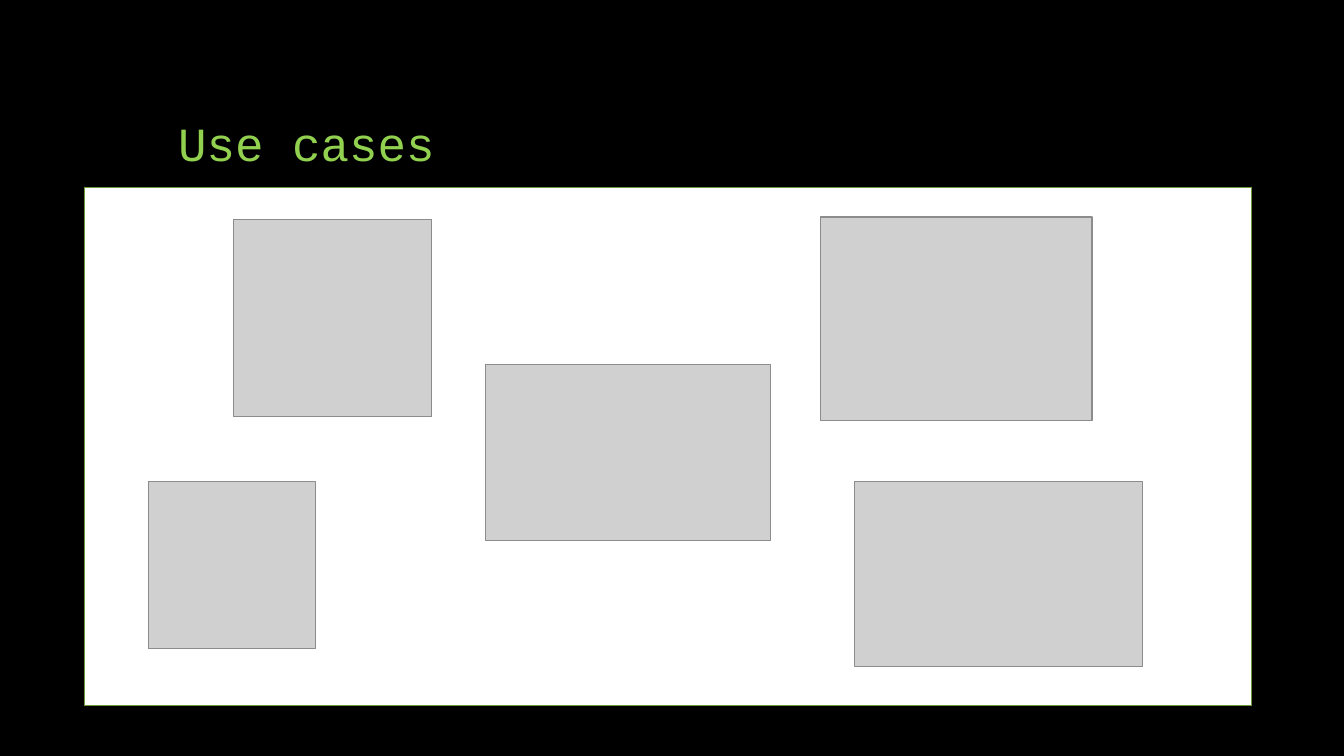
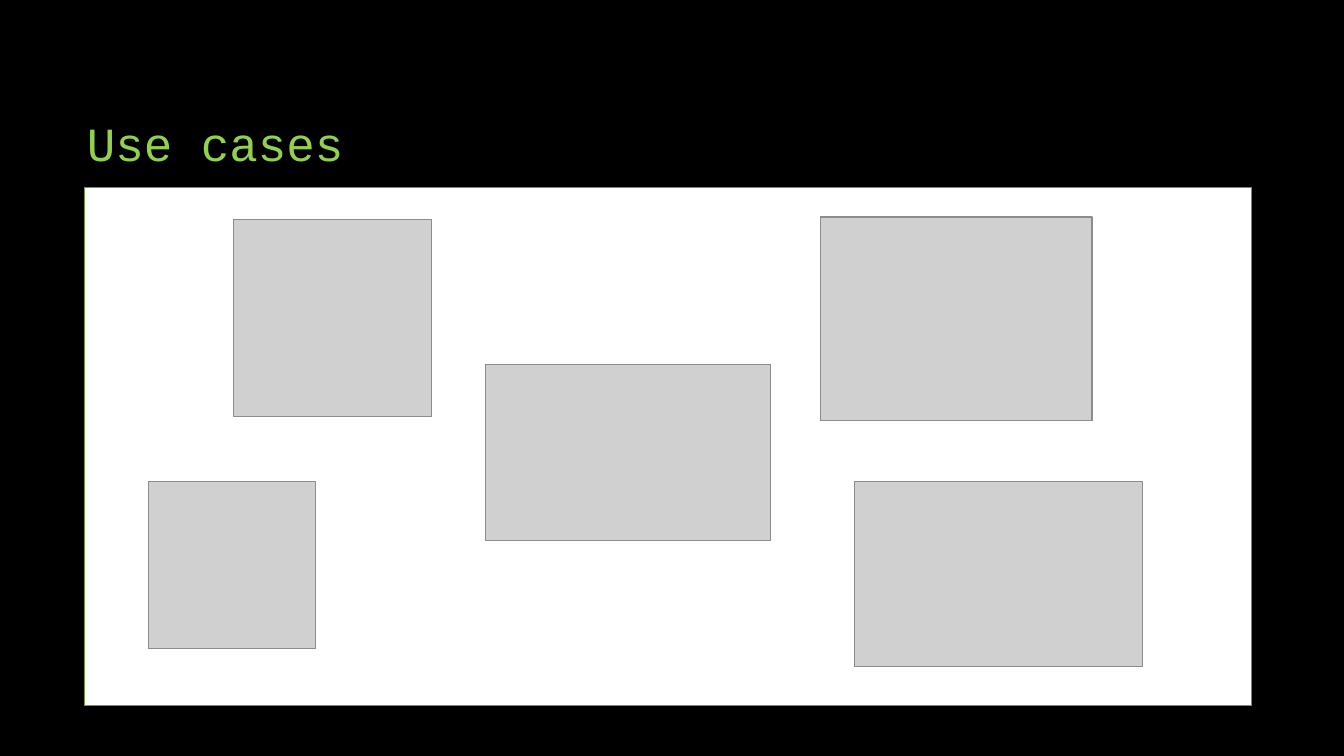
Before and after one commit to MnAppsNet/DominanceQueries, a slide deck: slide 12 of NOSQL - document stores.pptx. Drawn at 1344x756 pixels with LibreOffice and Linux fonts; fonts in the diff are those of the drawing; grey boxes stand for pictures. Boxes give left, top, right and bottom in pixels: in the first picture for what was removed or moved away, otherwise in the second. Text is boxed around its words. In the diff, an @@ line names an element or a change of style, - is before the commit and + after.

```diff
--- a/NOSQL - document stores.pptx
+++ b/NOSQL - document stores.pptx
@@ title "Use cases": place and size @@
-title "Use cases" at bbox=[178, 129, 435, 162]
+title "Use cases" at bbox=[87, 129, 344, 162]
```
Also in this commit, not shown: 3 other slides changed, 1 slide added.
